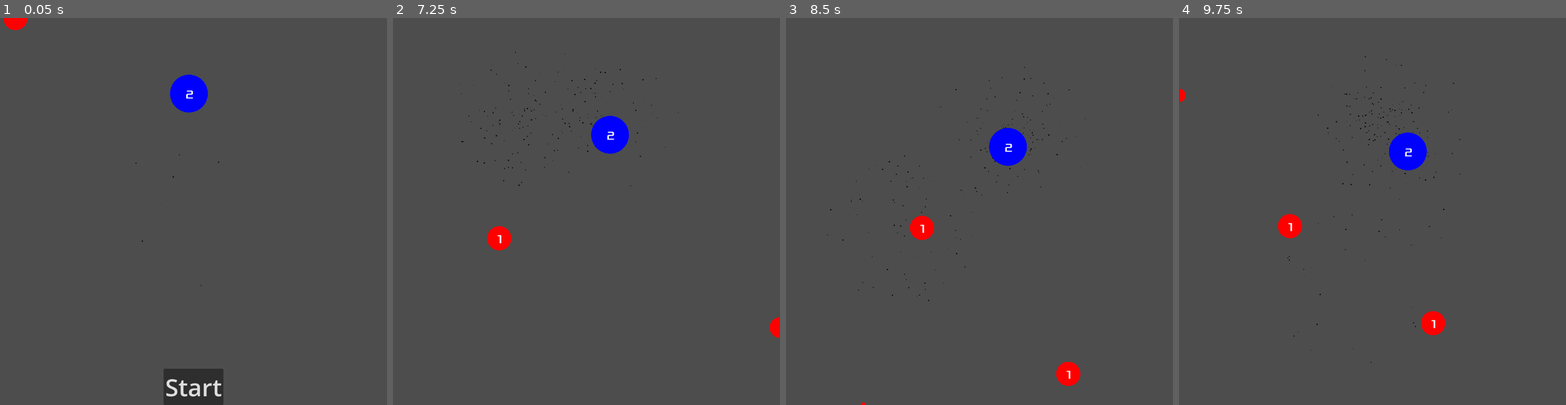
Above: before the commit, frames 1-4 (left to right).
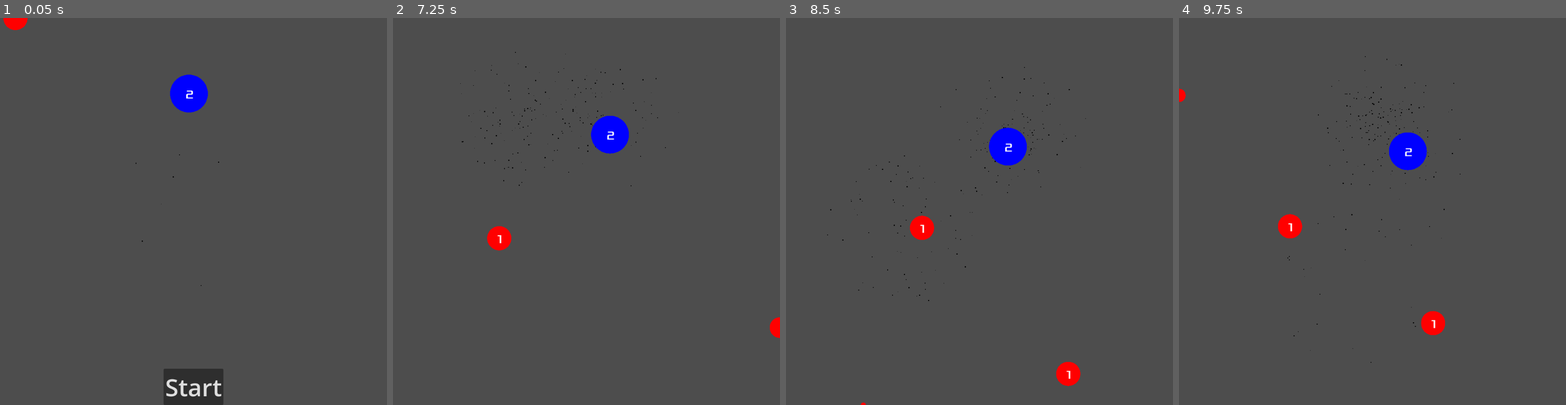
Above: after the commit, the same moments.

Repository: nuts4nuts4nuts/flappyversary
Game: Godot game, scene res://scenes/main.tscn
Same seed, same stepped clock (60 frames per second), same inputs: the game is played once before the commit and once after it.
Inputs (mouse positions are in pixels of both pictures, inside the frame that each line leads up to):
- Up to frame 1 (0.05 s): no input
- Up to frame 2 (7.25 s): click "Start" at 0.5 s; tap Enter at 1.25 s; move the mouse to (671, 192) at 1.27 s; press the mouse at (671, 192) at 1.28 s; move the mouse to (509, 230) at 2.02 s; release the mouse at (509, 230) at 2.03 s; click (509, 230) at 2.1 s; move the mouse to (625, 126) at 2.77 s; press the mouse at (625, 126) at 2.78 s; move the mouse to (567, 288) at 3.52 s; release the mouse at (567, 288) at 3.53 s; click (567, 288) at 3.6 s; move the mouse to (702, 269) at 4.27 s; press the mouse at (702, 269) at 4.28 s; move the mouse to (470, 153) at 5.02 s; release the mouse at (470, 153) at 5.03 s; click (470, 153) at 5.1 s; move the mouse to (605, 211) at 5.77 s; press the mouse at (605, 211) at 5.78 s; move the mouse to (528, 114) at 6.52 s; release the mouse at (528, 114) at 6.53 s; click (528, 114) at 6.6 s
- Up to frame 3 (8.5 s): move the mouse to (1064, 192) at 7.27 s; press the mouse at (1064, 192) at 7.28 s; move the mouse to (902, 230) at 8.02 s; release the mouse at (902, 230) at 8.03 s; click (902, 230) at 8.1 s
- Up to frame 4 (9.75 s): move the mouse to (1411, 126) at 8.77 s; press the mouse at (1411, 126) at 8.78 s; move the mouse to (1353, 288) at 9.52 s; release the mouse at (1353, 288) at 9.53 s; click (1353, 288) at 9.6 s

The runs differ from the first frame. In frame 1, less than 0.1% of the frame differs, in the area x 3-4%, y 3-4%; in frame 2, less than 0.1%; in frame 3, less than 0.1%; in frame 4, 0.1%, in the area x 25-73%, y 10-86%.

Commit message:
Scale viewport properly
- Refactor spawning to accomodate
- Also fix bug with spawned ball max values and bonus cashing

Diff:
--- a/project.godot
+++ b/project.godot
@@ -19,6 +19,9 @@
 
 window/size/viewport_width=1024
 window/size/viewport_height=1024
+window/stretch/mode="viewport"
+window/stretch/aspect="keep_height"
+window/handheld/orientation=1
 
 [input]
 
--- a/scenes/main.tscn
+++ b/scenes/main.tscn
@@ -8,12 +8,6 @@
 [ext_resource type="FontFile" uid="uid://yms4qa7f8yr1" path="res://fonts/Xolonium-Regular.ttf" id="6_ld0xx"]
 [ext_resource type="Script" path="res://scripts/danger_hud.gd" id="6_ph4el"]
 [ext_resource type="Script" path="res://scripts/scoring_hud.gd" id="8_trtcg"]
-
-[sub_resource type="Curve2D" id="Curve2D_dj7lx"]
-_data = {
-"points": PackedVector2Array(0, 0, 0, 0, 2.08165e-12, 2.08165e-12, 0, 0, 0, 0, 1024, 2.08165e-12, 0, 0, 0, 0, 1024, 1024, 0, 0, 0, 0, 2.08165e-12, 1024, 2.08165e-12, 2.08165e-12, 0, 0, 0, 0)
-}
-point_count = 5
 
 [node name="main" type="Node2D"]
 script = ExtResource("1_qkwcp")
@@ -57,14 +51,6 @@
 vertical_alignment = 1
 script = ExtResource("8_trtcg")
 
-[node name="SpawnPath" type="Path2D" parent="."]
-position = Vector2(2.08165e-12, 2.08165e-12)
-scale = Vector2(1.018, 1)
-curve = SubResource("Curve2D_dj7lx")
-
-[node name="SpawnPosition" type="PathFollow2D" parent="SpawnPath"]
-position = Vector2(2.08165e-12, 2.08165e-12)
-
 [connection signal="timeout" from="SpawnTimer" to="." method="_on_spawn_timer_timeout"]
 [connection signal="dead" from="target_ball" to="." method="end_game"]
 [connection signal="update_text" from="target_ball" to="." method="_on_target_ball_update_text"]
--- a/scripts/main.gd
+++ b/scripts/main.gd
@@ -3,27 +3,26 @@
 @export var ball_scene : PackedScene
 @export var spawn_pos_orbit_speed : float = 0.20
 
-var ball_value_low = 1
-var ball_value_high = 1
-
 var ball_spawner_rng : RandomNumberGenerator
-var screen_center: Vector2
+var spawn_pos_ratio : float
 
 var game_running = false
 
 # Called when the node enters the scene tree for the first time.
 func _ready():
 	print("ready")
-	screen_center = get_viewport_rect().get_center()
 
 
 func _process(delta):
-	$SpawnPath/SpawnPosition.progress_ratio += delta * spawn_pos_orbit_speed
+	spawn_pos_ratio += delta * spawn_pos_orbit_speed
+	if spawn_pos_ratio > 1.0:
+		spawn_pos_ratio -= 1.0
+
 	queue_redraw()
 
 
 func _draw():
-	draw_incoming_ball_indicator($SpawnPath/SpawnPosition.position, $SpawnTimer.time_left)
+	draw_incoming_ball_indicator(ball_spawn_pos(get_viewport_rect(), spawn_pos_ratio), $SpawnTimer.time_left)
 
 
 func _unhandled_key_input(event):
@@ -57,14 +56,13 @@
 	$target_ball.end()
 	$HUD.show_restart()
 	game_running = false
-	ball_value_high = 1
+
 
 
 func _on_spawn_timer_timeout():
-	var spawn_pos = $SpawnPath/SpawnPosition
-	var direction = (screen_center - spawn_pos.position).normalized()
+	var direction = (get_viewport_rect().get_center() - ball_spawn_pos(get_viewport_rect(), spawn_pos_ratio)).normalized()
 	var velo = ball_spawner_rng.randf_range(100, 200)
-	spawn_ball(spawn_pos.position, direction * velo, ball_spawner_rng.randi_range(ball_value_low, ball_value_high - 1))
+	spawn_ball(ball_spawn_pos(get_viewport_rect(), spawn_pos_ratio), direction * velo, ball_spawner_rng.randi_range(1, $target_ball.ball_value / 2))
 
 
 func spawn_ball(pos, impulse, value):
@@ -84,5 +82,18 @@
 	draw_circle(pos, ball_size * ball_scale, Color.RED)
 
 
-func _on_target_ball_update_text():
-	ball_value_high += 1
+func ball_spawn_pos(rect: Rect2, t: float):
+	var aspect_ratio = rect.size.x / rect.size.y
+	var tx = aspect_ratio / (2 + 2 * aspect_ratio)
+	var ty = 0.5 - tx
+	if t < tx:
+		return Vector2(lerpf(rect.position.x, rect.position.x + rect.size.x, t / tx), rect.position.y)
+	elif t < tx + ty:
+		t -= tx
+		return Vector2(rect.position.x + rect.size.x, lerpf(rect.position.y, rect.position.y + rect.size.y, t / ty))
+	elif t < 2 * tx + ty:
+		t -= tx + ty
+		return Vector2(lerpf(rect.position.x + rect.size.x, rect.position.x, t / tx), rect.position.y + rect.size.y)
+	else:
+		t -= 2 * tx + ty
+		return Vector2(rect.position.x, lerpf(rect.position.y + rect.size.y, rect.position.y, t / ty))
Not shown: 1 places in scenes/main.tscn that only renumber resources
